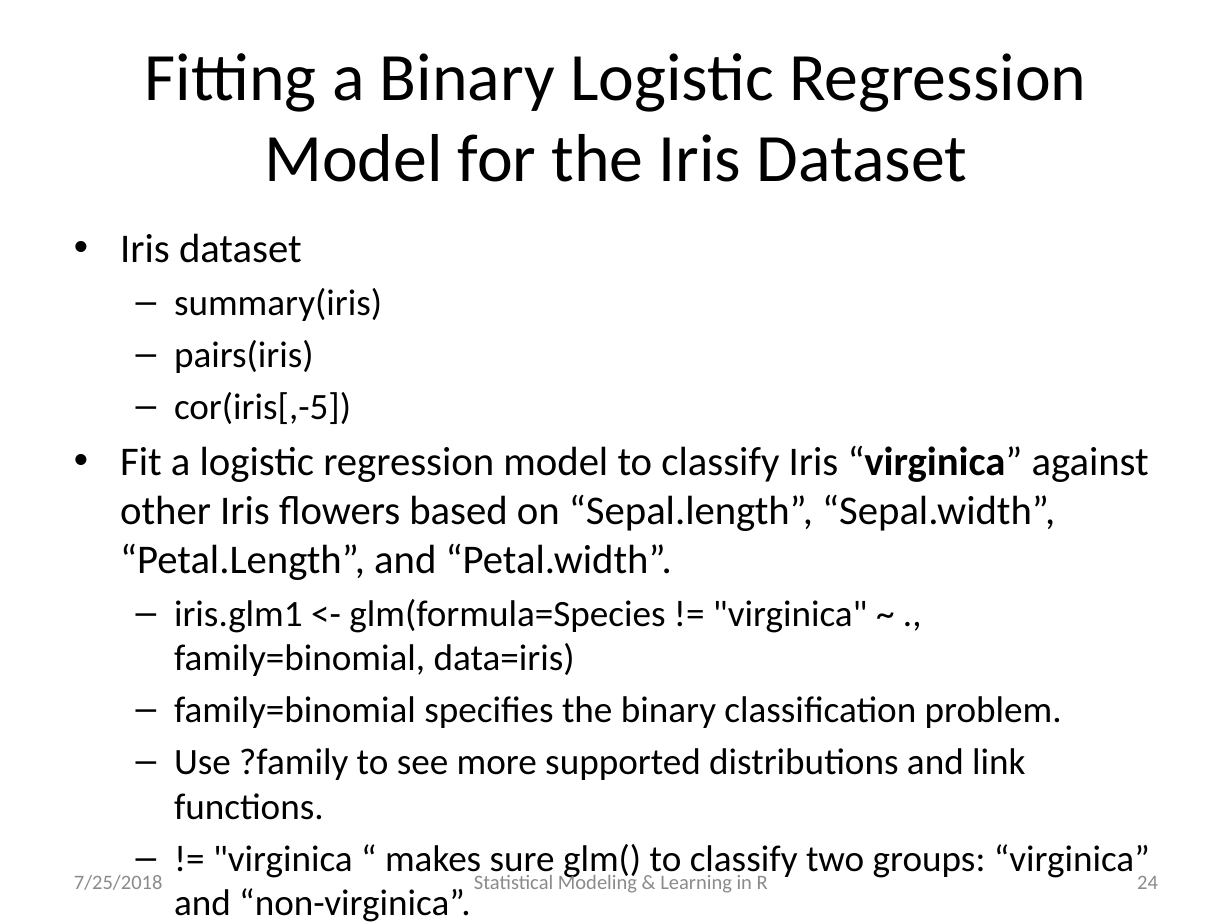
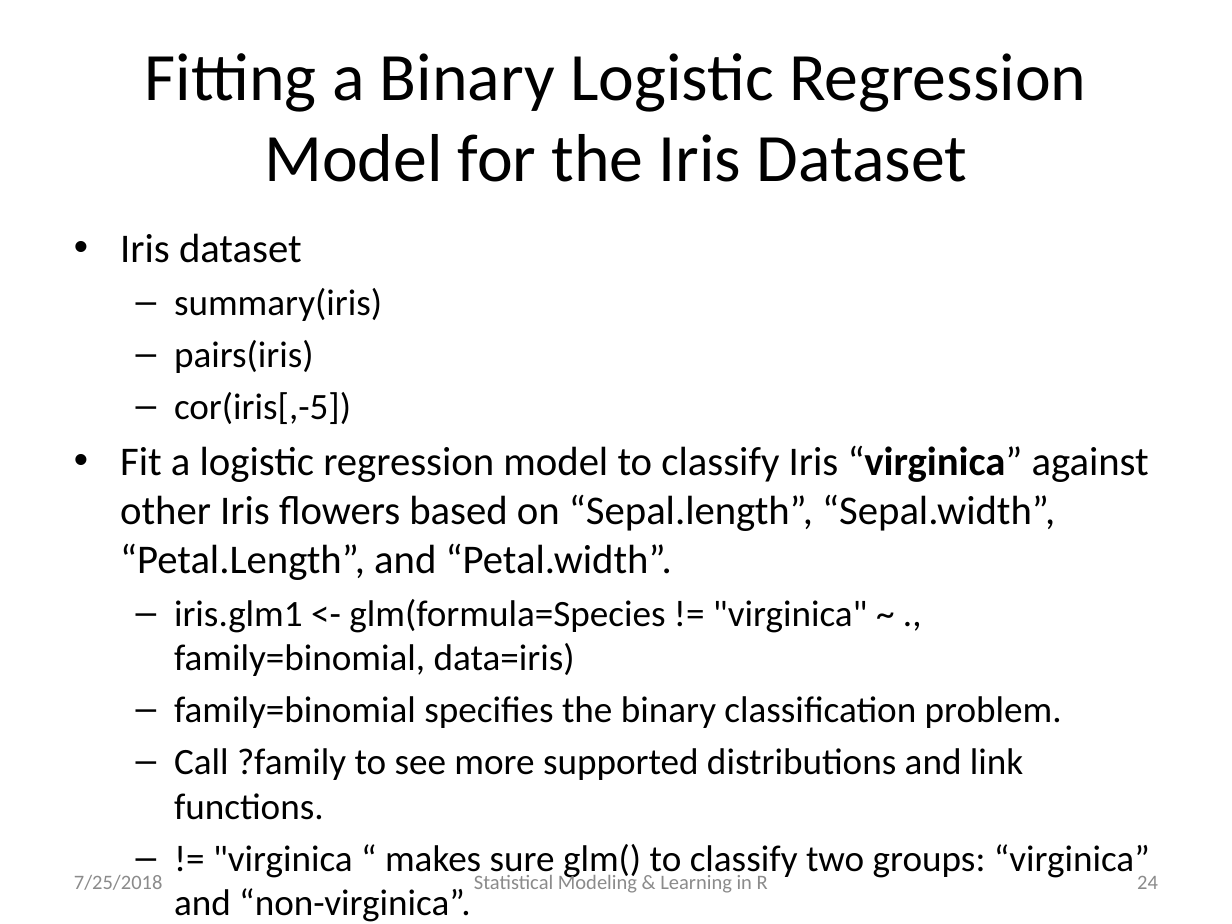
Before and after one commit to katherinesimeon/Statistical-Modeling-and-Learning-in-R, a slide deck: slide 24 of main.pptx. Drawn at 1232x924 pixels with LibreOffice and Linux fonts; fonts in the diff are those of the drawing. Boxes give left, top, right and bottom in pixels: in the first picture for what was removed or moved away, otherwise in the second. Text is boxed around its words. In the diff, an @@ line names an element or a change of style, - is before the commit and + after.

```diff
--- a/main.pptx
+++ b/main.pptx
@@ text at [174, 748, 1023, 820]: text changed @@
-  – Use ?family to see more supported distributions and link functions.
+  – Call ?family to see more supported distributions and link functions.
```
Also in this commit, not shown: 5 other slides changed, 1 other file.
